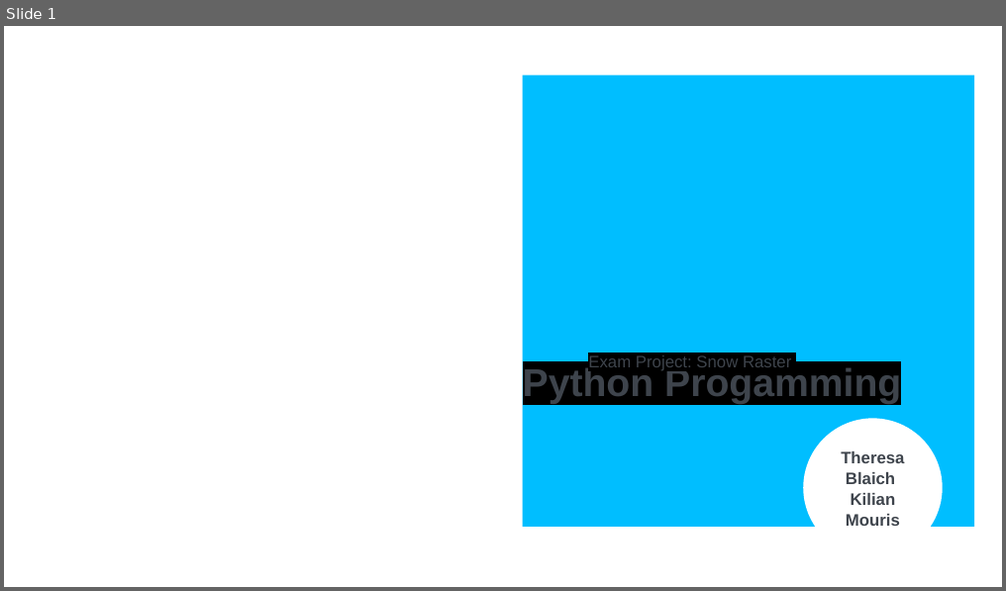
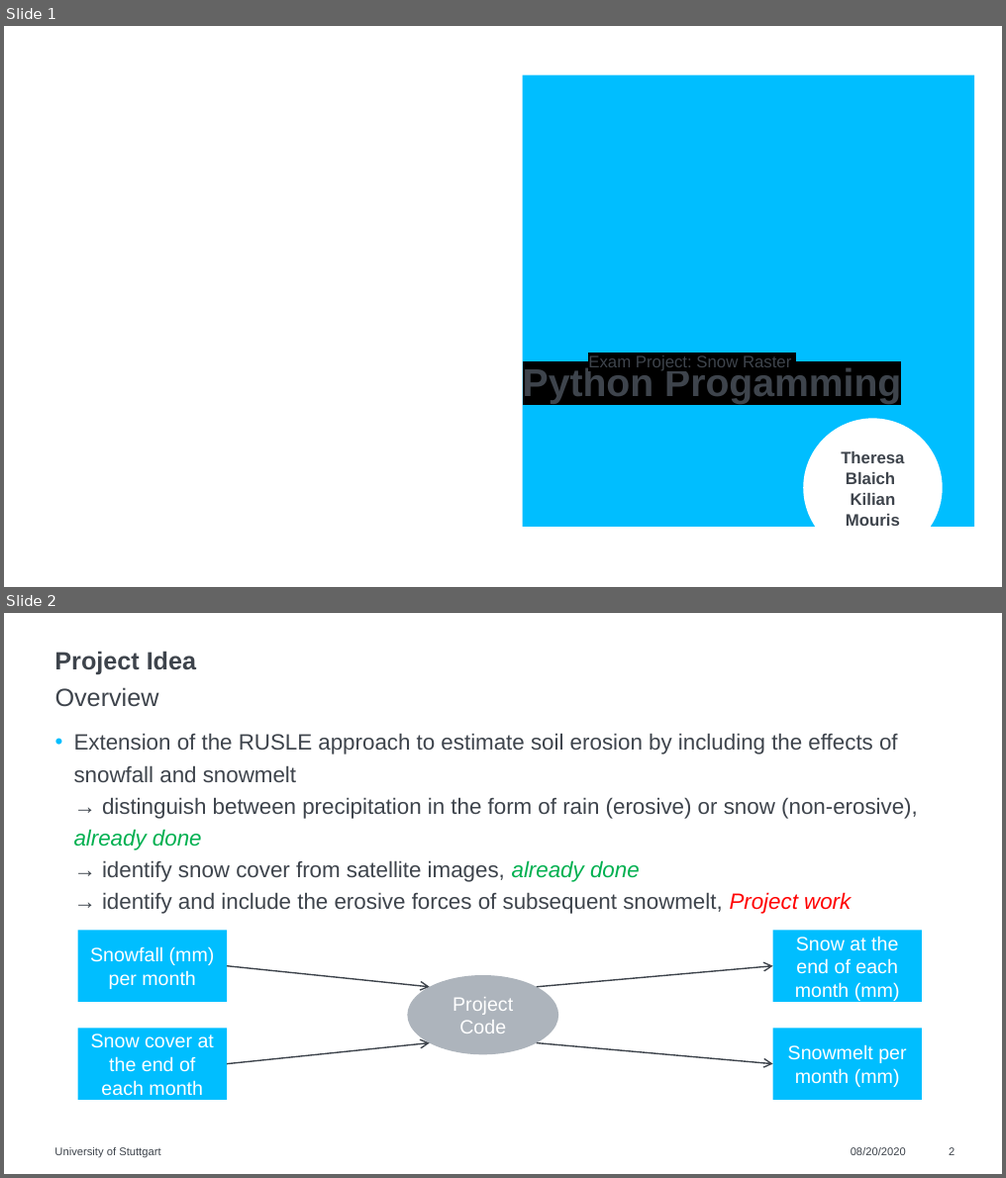
Before and after one commit to KMouris/Python-Course-Project, a slide deck: Project_framework.pptx. Shown one above the other, each under a label of ours: slide 1 before the commit, slides 1 and 2 after it. The pictures are 1006x591 and 1006x1178 pixels, drawn with LibreOffice and Linux fonts; fonts in the diff are those of the drawing; background and template pictures are left out. Boxes give left, top, right and bottom in pixels: in the first picture for what was removed or moved away, otherwise in the second. Text is boxed around its words. In the diff, an @@ line names an element or a change of style, - is before the commit and + after.

```diff
--- a/Project_framework.pptx
+++ b/Project_framework.pptx
@@ slide 2 added at [4,613,1002,1174], background #FFFFFF @@
@@ title added at [54,651,196,675], 18 pt, text #3E444C, bold @@
+Project Idea
@@ text added at [55,687,159,707], 18 pt, text #3E444C @@
+Overview
@@ text added at [74,733,918,914], 16 pt, text #3E444C @@
+• Extension of the RUSLE approach to estimate soil erosion by including the effects of snowfall and snowmelt
+  → distinguish between precipitation in the form of rain (erosive) or snow (non-erosive), already done
+  → identify snow cover from satellite images, already done
+  → identify and include the erosive forces of subsequent snowmelt, Project work
@@ rectangle added at [78,931,227,1002], fill #00BEFF, 14 pt, text #FFFFFF @@
+Snowfall (mm) per month
@@ rectangle added at [772,931,921,1002], fill #00BEFF, 14 pt, text #FFFFFF @@
+Snow at the end of each month (mm)
@@ arrow added from (227, 966) to (429, 987), #3E444C 1 pt @@
@@ arrow added from (537, 987) to (772, 966), #3E444C 1 pt @@
@@ ellipse added at [407,975,558,1056], fill #ADB4BC, 14 pt, text #FFFFFF @@
+Project Code
@@ rectangle added at [78,1028,227,1100], fill #00BEFF, 14 pt, text #FFFFFF @@
+Snow cover at the end of each month
@@ rectangle added at [772,1028,921,1100], fill #00BEFF, 14 pt, text #FFFFFF @@
+Snowmelt per month (mm)
@@ arrow added from (227, 1064) to (429, 1043), #3E444C 1 pt @@
@@ arrow added from (537, 1043) to (772, 1064), #3E444C 1 pt @@
@@ text added at [54,1148,160,1158], 8 pt, text #3E444C @@
+University of Stuttgart
@@ text added at [850,1148,906,1156], 8 pt, text #3E444C @@
+08/20/2020
@@ page number added at [948,1148,954,1156], 8 pt, text #3E444C @@
+2
```
Also in this commit, not shown: 2 slides changed, 1 other slide added, 1 other file.
